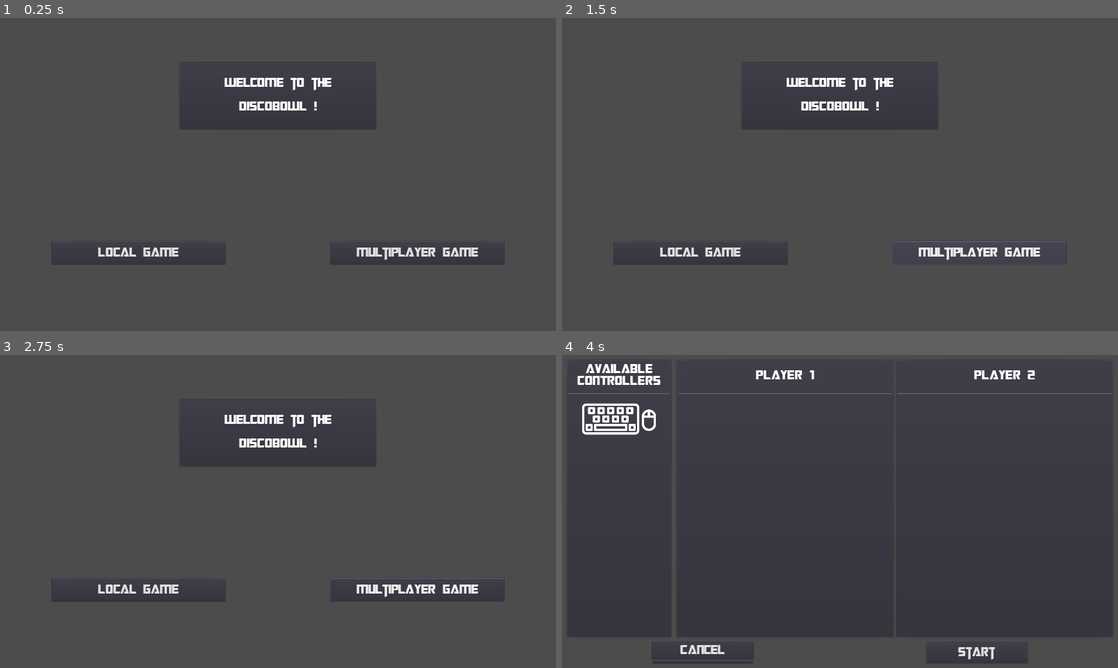
Above: before the commit, frames 1-4 (two rows, left to right).
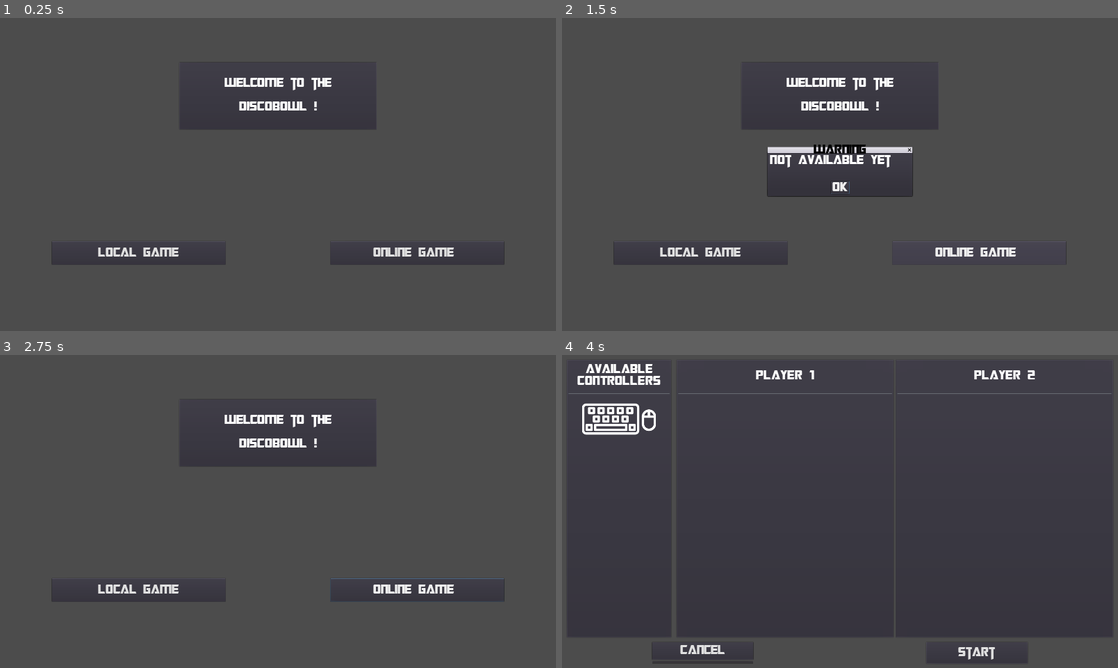
Above: after the commit, the same moments.

Repository: Reituag/DiscoBowl
Game: Godot game, scene res://Sources/UI/Menus/MainMenu.tscn
Same seed, same stepped clock (60 frames per second), same inputs: the game is played once before the commit and once after it. This scene is started directly instead of the project's main scene.
Inputs (mouse positions are in pixels of both pictures, inside the frame that each line leads up to):
- Up to frame 1 (0.25 s): no input
- Up to frame 2 (1.5 s): click (979, 252) at 0.5 s, where only the run before the commit has a clickable "Multiplayer Game"; click (979, 252) at 1.25 s, where only the run after the commit has a clickable "Online Game"
- Up to frame 3 (2.75 s): click (278, 524) at 2 s, where only the run after the commit has a clickable "OK"
- Up to frame 4 (4 s): click "Local Game" at 2.75 s; click "Start Game" at 3.5 s

The runs differ from the first frame. In frame 1, 0.5% of the frame differs, in the area x 64-86%, y 73-78%; in frame 2, 2.5%, in the area x 36-91%, y 40-78%; in frame 3, 0.5%; in frame 4, nothing differs.

Commit message:
Online warning addition
Addition of a popup to indicate that online functionalities are not available yet

Diff:
--- a/Project/Sources/UI/Menus/MainMenu.gd
+++ b/Project/Sources/UI/Menus/MainMenu.gd
@@ -6,6 +6,9 @@
 onready var localPopup = $PopupLocal
 onready var nbLocalPlayerTxt = $PopupLocal/VBoxContainer/LocalNbPlayers
 onready var nbLocalPlayerSlider = $PopupLocal/VBoxContainer/LocalSlider
+
+onready var onlinePopup = $PopupOnline
+
 var ok_str = ""
 
 ## Scene configuration ##
@@ -44,3 +47,7 @@
 
 func _on_LocalStart_pressed():
 	_create_local_game()
+
+
+func _on_ButtonOnline_pressed():
+	onlinePopup.popup()
--- a/Project/Sources/UI/Menus/MainMenu.tscn
+++ b/Project/Sources/UI/Menus/MainMenu.tscn
@@ -79,7 +79,7 @@
 "_edit_use_anchors_": false
 }
 
-[node name="ButtonMulti" type="Button" parent="VBoxContainer/HBoxContainer"]
+[node name="ButtonOnline" type="Button" parent="VBoxContainer/HBoxContainer"]
 margin_left = 1141.0
 margin_right = 1741.0
 margin_bottom = 80.0
@@ -89,13 +89,12 @@
 size_flags_horizontal = 6
 size_flags_vertical = 6
 theme = ExtResource( 1 )
-text = " Multiplayer Game "
+text = "Online Game "
 __meta__ = {
 "_edit_use_anchors_": false
 }
 
 [node name="PopupLocal" type="PopupDialog" parent="."]
-visible = true
 anchor_left = 0.15
 anchor_top = 0.1
 anchor_right = 0.85
@@ -184,7 +183,23 @@
 theme = ExtResource( 1 )
 text = "Cancel"
 
+[node name="PopupOnline" type="AcceptDialog" parent="."]
+anchor_left = 0.5
+anchor_top = 0.5
+anchor_right = 0.5
+anchor_bottom = 0.5
+grow_horizontal = 2
+grow_vertical = 2
+rect_min_size = Vector2( 500, 150 )
+theme = ExtResource( 1 )
+window_title = "Warning"
+dialog_text = "Not available yet"
+__meta__ = {
+"_edit_use_anchors_": false
+}
+
 [connection signal="pressed" from="VBoxContainer/HBoxContainer/ButtonLocal" to="." method="_on_ButtonLocal_pressed"]
+[connection signal="pressed" from="VBoxContainer/HBoxContainer/ButtonOnline" to="." method="_on_ButtonOnline_pressed"]
 [connection signal="value_changed" from="PopupLocal/VBoxContainer/LocalSlider" to="." method="_on_HSlider_value_changed"]
 [connection signal="text_changed" from="PopupLocal/VBoxContainer/LocalNbPlayers" to="." method="_on_LineEdit_text_changed"]
 [connection signal="pressed" from="PopupLocal/VBoxContainer/LocalStart" to="." method="_on_LocalStart_pressed"]
